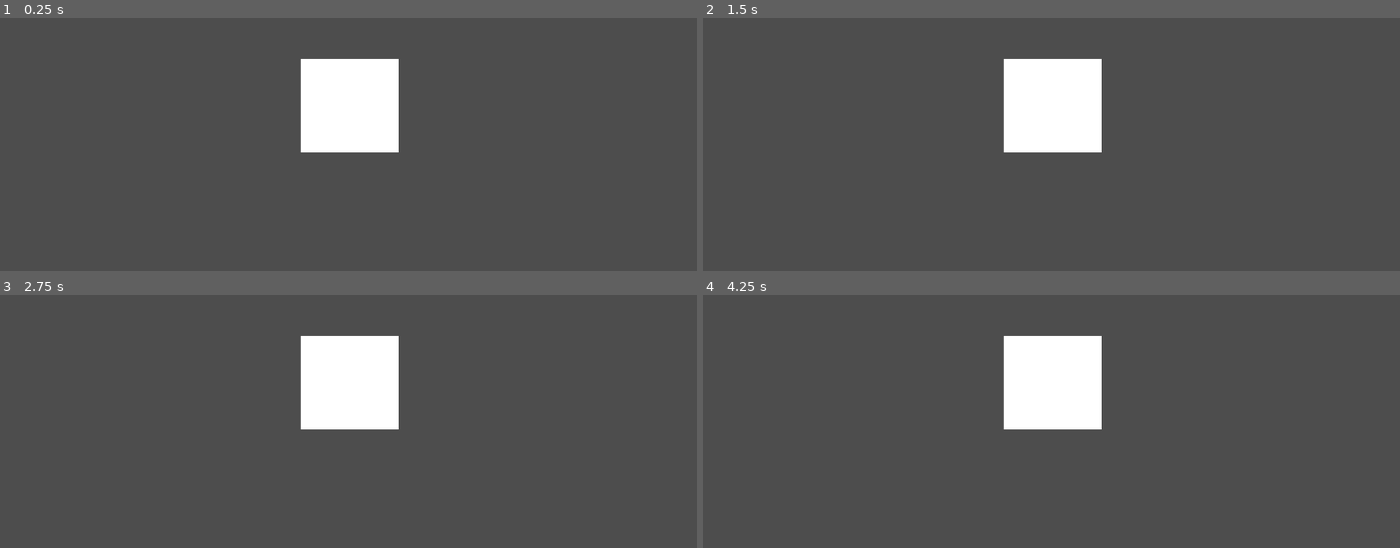
Above: before the commit, frames 1-4 (two rows, left to right).
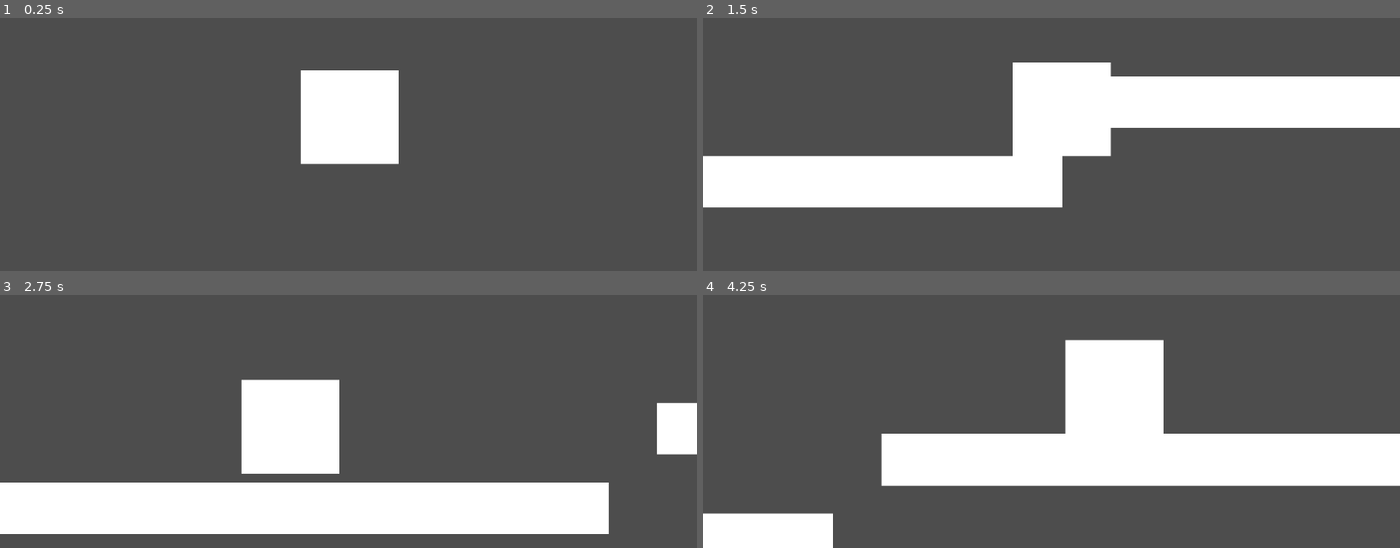
Above: after the commit, the same moments.

Repository: ComradeJustin/game
Game: Godot game, scene res://scenes/node_2d.tscn
Two runs of this game, one before a commit and one after it. Both use one fixed random seed, a clock stepped at 60 frames per second and the inputs below.
Inputs:
- Up to frame 1 (0.25 s): no input
- Up to frame 2 (1.5 s): tap Enter (ui_accept) at 0.5 s; hold D (move_right) from 0.53 s (still down); tap Shift (Dash) at 0.6 s; tap Space (jump) at 0.77 s; tap E (use_weapon) at 1.35 s
- Up to frame 3 (2.75 s): tap Space (jump) at 1.52 s; release D (move_right) at 2.03 s; hold A (move_left) from 2.03 s (still down); tap Shift (Dash) at 2.1 s
- Up to frame 4 (4.25 s): release A (move_left) at 2.78 s; hold D (move_right) from 2.78 s (still down); tap E (use_weapon) at 2.85 s; tap Space (jump) at 3.02, 3.77 s; tap Shift (Dash) at 3.6 s

The runs differ from the first frame. In frame 1, 1.3% of the frame differs, in the area x 43-58%, y 16-58%; in frame 2, 20%; in frame 3, 27%, in the area x 0-100%, y 16-95%; in frame 4, 25%.
Error before the commit: Parse Error: Identifier "dash_vel" not declared in the current scope. (res://scenes/Systems/Player.gd:25)

Commit message:
Cleanup
I'm waking up to ash and dust

Diff:
--- a/scenes/Systems/Player.gd
+++ b/scenes/Systems/Player.gd
@@ -2,12 +2,12 @@
 var DashMax = 2
 var DashAmount = DashMax
 var direction = null
-
+var dash_vel = 100
 
 # Called when the node enters the scene tree for the first time.
 func _ready() -> void:
 	self.movement_spd = 300.0
-	self.dash_vel = 100
+
 	pass # Replace with function body.
 
 
Not shown, added: scenes/nod7536.tmp
